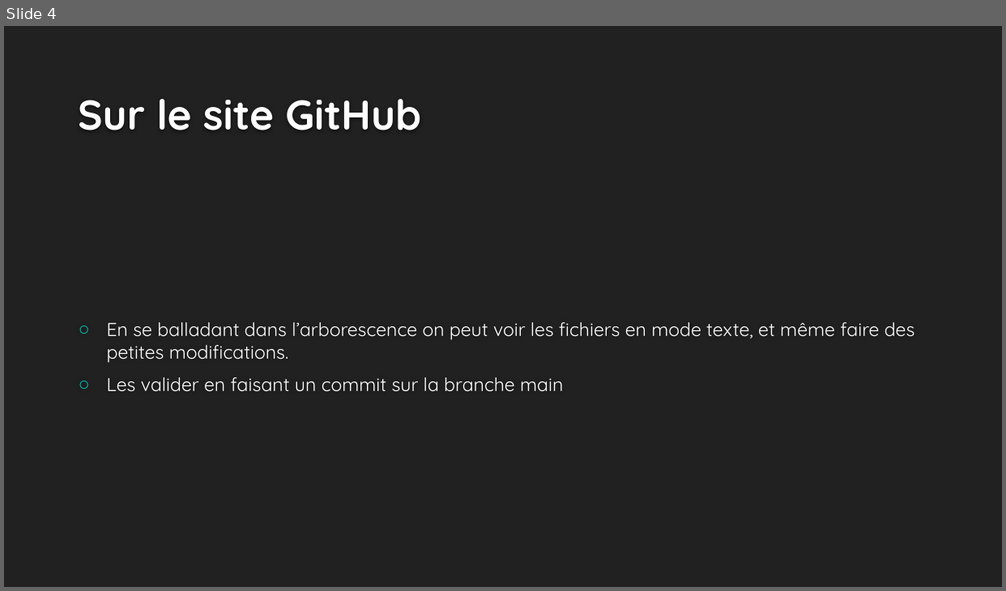
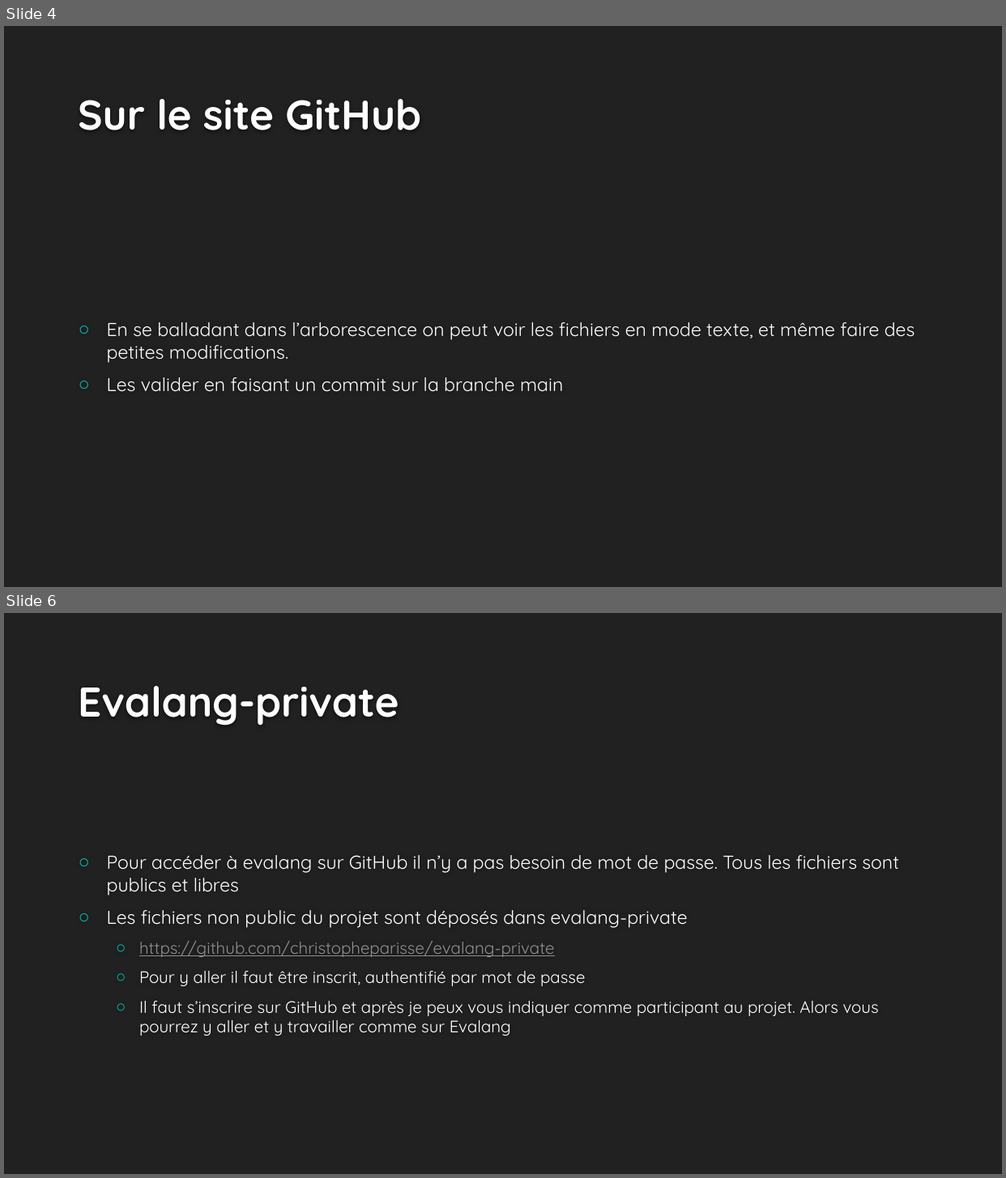
Before and after one commit to christopheparisse/evalang, a slide deck: git et evalang.pptx. Shown one above the other, each under a label of ours: slide 4 before the commit, slides 4 and 6 after it; the slides between them are not shown. The pictures are 1006x591 and 1006x1178 pixels, drawn with LibreOffice and Linux fonts; fonts in the diff are those of the drawing; background and template pictures are left out. Boxes give left, top, right and bottom in pixels: in the first picture for what was removed or moved away, otherwise in the second. Text is boxed around its words. In the diff, an @@ line names an element or a change of style, - is before the commit and + after.

```diff
--- a/git et evalang.pptx
+++ b/git et evalang.pptx
@@ slide 6 added at <box>4,613,1002,1174</box>, background #212121 @@
@@ title added at <box>78,686,398,726</box>, 40 pt, text #FEFEFE, bold @@
+Evalang-private
@@ text added at <box>107,855,899,1036</box>, 16 pt, text #FFFFFF @@
+○ Pour accéder à evalang sur GitHub il n’y a pas besoin de mot de passe. Tous les fichiers sont publics et libres
+○ Les fichiers non public du projet sont déposés dans evalang-private
+  ○ https://github.com/christopheparisse/evalang-private
+  ○ Pour y aller il faut être inscrit, authentifié par mot de passe
+  ○ Il faut s’inscrire sur GitHub et après je peux vous indiquer comme participant au projet. Alors vous pourrez y aller et y travailler comme sur Evalang
```
Also in this commit, not shown: 1 other slide added.
